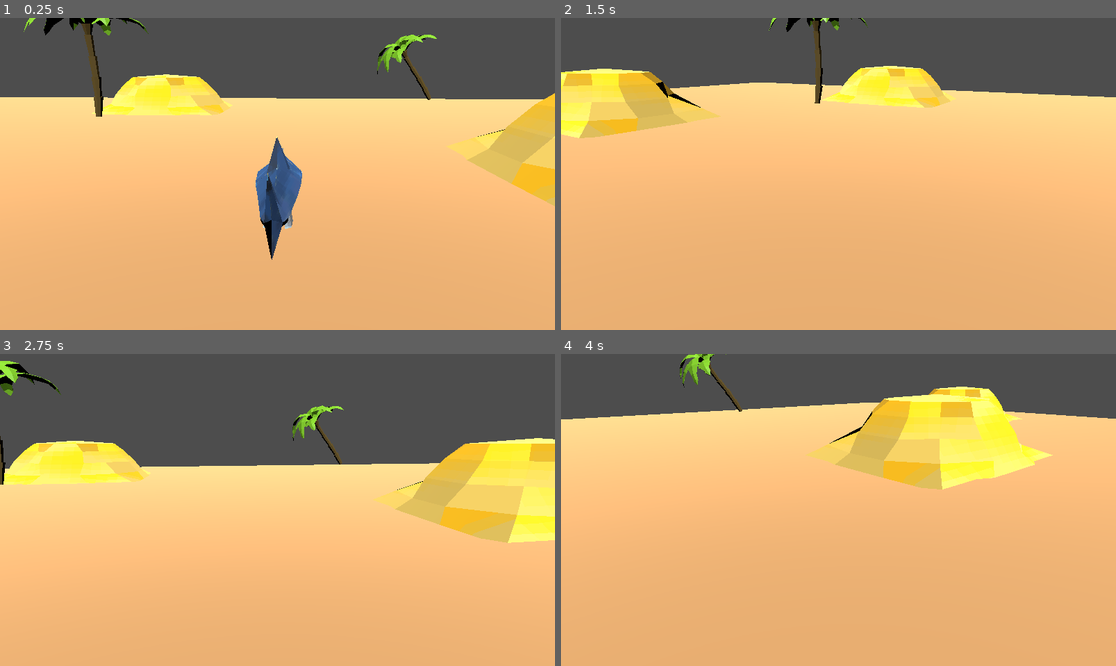
Above: before the commit, frames 1-4 (two rows, left to right).
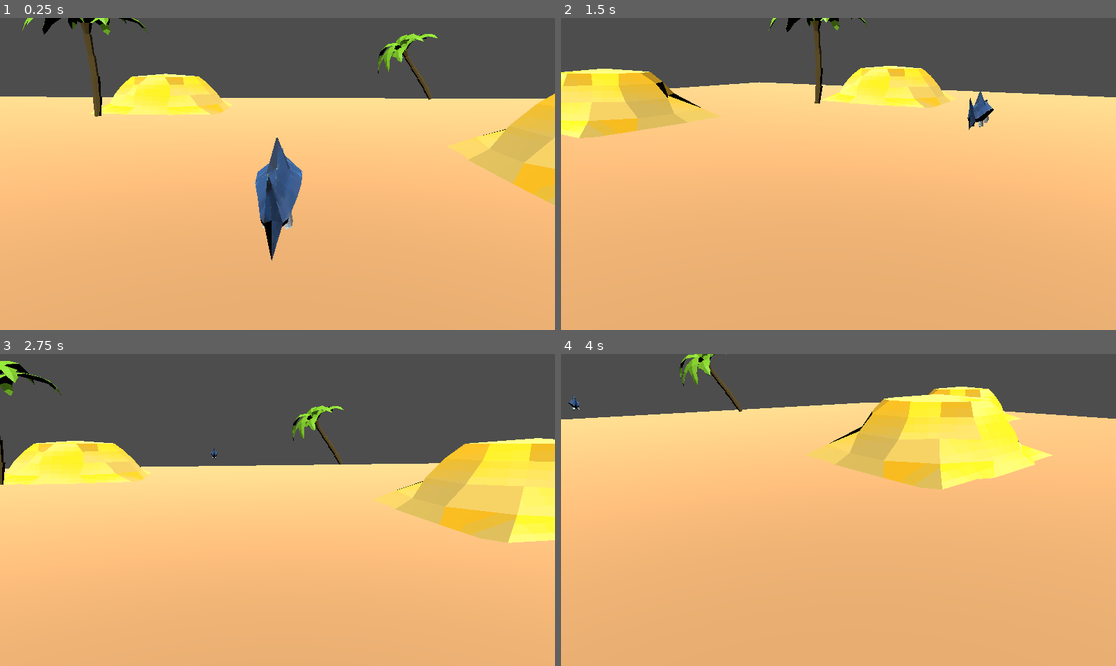
Above: after the commit, the same moments.

Repository: wallysaurus/shark-gaem
Game: Godot game, scene res://camera_3d.tscn
Same seed, same stepped clock (60 frames per second), same inputs: the game is played once before the commit and once after it.
Inputs (mouse positions are in pixels of both pictures, inside the frame that each line leads up to):
- Up to frame 1 (0.25 s): no input
- Up to frame 2 (1.5 s): tap Enter (ui_accept) at 0.5, 0.77 s; move the mouse to (866, 174) at 0.52 s; hold F 0.53-1.28 s; hold W (forward) from 0.53 s (still down); click (866, 174) at 0.67 s; move the mouse to (810, 174) at 1.27 s; tap Space at 1.35 s
- Up to frame 3 (2.75 s): keep holding W (forward); tap Enter (ui_accept) at 1.52 s; move the mouse to (288, 503) at 2.02 s; hold F from 2.03 s (still down)
- Up to frame 4 (4 s): keep holding W (forward); tap Enter (ui_accept) at 2.75, 3.02, 3.5, 3.77 s; move the mouse to (832, 516) at 2.77 s; release F at 2.78 s; tap Space at 2.85 s; click (832, 516) at 2.92 s; move the mouse to (877, 513) at 3.52 s; hold F from 3.53 s (still down)

The runs differ from the first frame. In frame 1, 1.1% of the frame differs, in the area x 0-100%, y 0-78%; in frame 2, 0.3%; in frame 3, less than 0.1%; in frame 4, less than 0.1%.

Commit message:
walls

Diff:
--- a/GodotProject/camera_3d.tscn
+++ b/GodotProject/camera_3d.tscn
@@ -11,13 +11,17 @@
 
 [sub_resource type="PhysicsMaterial" id="PhysicsMaterial_ea2qi"]
 
-[sub_resource type="BoxShape3D" id="BoxShape3D_6uotp"]
-
 [sub_resource type="BoxMesh" id="BoxMesh_1n8ih"]
 size = Vector3(50, 1, 50)
 
 [sub_resource type="StandardMaterial3D" id="StandardMaterial3D_cl4wy"]
 albedo_color = Color(0.8, 0.592157, 0.368627, 1)
+
+[sub_resource type="BoxShape3D" id="BoxShape3D_6uotp"]
+size = Vector3(49.4785, 1, 50.0921)
+
+[sub_resource type="BoxShape3D" id="BoxShape3D_7rvgg"]
+size = Vector3(1, 9.62158, 53.3422)
 
 [sub_resource type="PhysicsMaterial" id="PhysicsMaterial_olfwf"]
 
@@ -34,24 +38,40 @@
 [node name="Root" type="Node3D"]
 transform = Transform3D(1, 0, 0, 0, 1, 0, 0, 0, 1, 0, 0.382835, 0)
 
-
 [node name="StaticBody3D" type="StaticBody3D" parent="."]
 process_physics_priority = 1
 transform = Transform3D(1, 0, 0, 0, 1, 0, 0, 0, 1, 0, -0.83138, 0)
 physics_material_override = SubResource("PhysicsMaterial_ea2qi")
-
-[node name="CollisionShape3D" type="CollisionShape3D" parent="StaticBody3D"]
-shape = SubResource("BoxShape3D_6uotp")
 
 [node name="MeshInstance3D" type="MeshInstance3D" parent="StaticBody3D"]
 transform = Transform3D(1, 0, 0, 0, 1, 0, 0, 0, 1, 0, -0.451168, 0)
 mesh = SubResource("BoxMesh_1n8ih")
 surface_material_override/0 = SubResource("StandardMaterial3D_cl4wy")
 
+[node name="CollisionShape3D" type="CollisionShape3D" parent="StaticBody3D"]
+transform = Transform3D(1, 0, 0, 0, 1, 0, 0, 0, 1, 0.0292053, 0, 0.0238953)
+shape = SubResource("BoxShape3D_6uotp")
+
+[node name="CollisionShape3DWall1" type="CollisionShape3D" parent="StaticBody3D"]
+transform = Transform3D(1, 0, 0, 0, 1, 0, 0, 0, 1, -25.2805, 4.41576, -0.091156)
+shape = SubResource("BoxShape3D_7rvgg")
+
+[node name="CollisionShape3DWall2" type="CollisionShape3D" parent="StaticBody3D"]
+transform = Transform3D(1, 0, 0, 0, 1, 0, 0, 0, 1, 24.8184, 4.33452, 1.22457)
+shape = SubResource("BoxShape3D_7rvgg")
+
+[node name="CollisionShape3DWall3" type="CollisionShape3D" parent="StaticBody3D"]
+transform = Transform3D(-4.37114e-08, 0, 1, 0, 1, 0, -1, 0, -4.37114e-08, -0.567562, 3.97379, -24.7412)
+shape = SubResource("BoxShape3D_7rvgg")
+
+[node name="CollisionShape3DWall4" type="CollisionShape3D" parent="StaticBody3D"]
+transform = Transform3D(-4.37114e-08, 0, 1, 0, 1, 0, -1, 0, -4.37114e-08, 0.720676, 4.27314, 25.0209)
+shape = SubResource("BoxShape3D_7rvgg")
+
 [node name="Camera3D" type="Camera3D" parent="StaticBody3D"]
 transform = Transform3D(0.998464, -0.0152516, 0.0532624, 0, 0.961359, 0.275284, -0.0554033, -0.274861, 0.959882, 0.187368, 2.09755, 3.11995)
 keep_aspect = 0
-fov = 74.9642
+fov = 74.5347
 
 [node name="PhantomCameraHost" type="Node" parent="StaticBody3D/Camera3D"]
 script = ExtResource("4_yldkg")
@@ -93,16 +113,16 @@
 [node name="Palm Tree" parent="Tree Node" instance=ExtResource("7_emeix")]
 transform = Transform3D(1, 0, 0, 0, 1, 0, 0, 0, 1, -7.17242, 0.00746101, -9.99713)
 
-[node name="Palm Tree2" parent="Palm Tree" instance=ExtResource("7_emeix")]
+[node name="Palm Tree#Palm Tree2" parent="." instance=ExtResource("7_emeix")]
 transform = Transform3D(1, 0, 0, 0, 1, 0, 0, 0, 1, -12.7732, -0.375374, 3.25142)
 
-[node name="Palm Tree" parent="Palm Tree/Palm Tree2" instance=ExtResource("7_emeix")]
+[node name="Palm Tree_Palm Tree2#Palm Tree" parent="." instance=ExtResource("7_emeix")]
 transform = Transform3D(1, 0, 0, 0, 1, 0, 0, 0, 1, 30.393, -0.375374, 12.457)
 
-[node name="Palm Tree" parent="Palm Tree/Palm Tree2/Palm Tree" instance=ExtResource("7_emeix")]
+[node name="Palm Tree_Palm Tree2_Palm Tree#Palm Tree" parent="." instance=ExtResource("7_emeix")]
 transform = Transform3D(1, 0, 0, 0, 1, 0, 0, 0, 1, -12.4239, -0.375374, 3.25143)
 
-[node name="Palm Tree" parent="Palm Tree/Palm Tree2/Palm Tree/Palm Tree" instance=ExtResource("7_emeix")]
+[node name="Palm Tree_Palm Tree2_Palm Tree_Palm Tree#Palm Tree" parent="." instance=ExtResource("7_emeix")]
 transform = Transform3D(0.836898, -0.547359, 0, 0.547359, 0.836898, 0, 0, 0, 1, 7.98241, -0.375374, -19.1807)
 
 [node name="Hill" parent="." instance=ExtResource("8_dyeb3")]
Not shown: 1 places in GodotProject/camera_3d.tscn that only renumber resources
